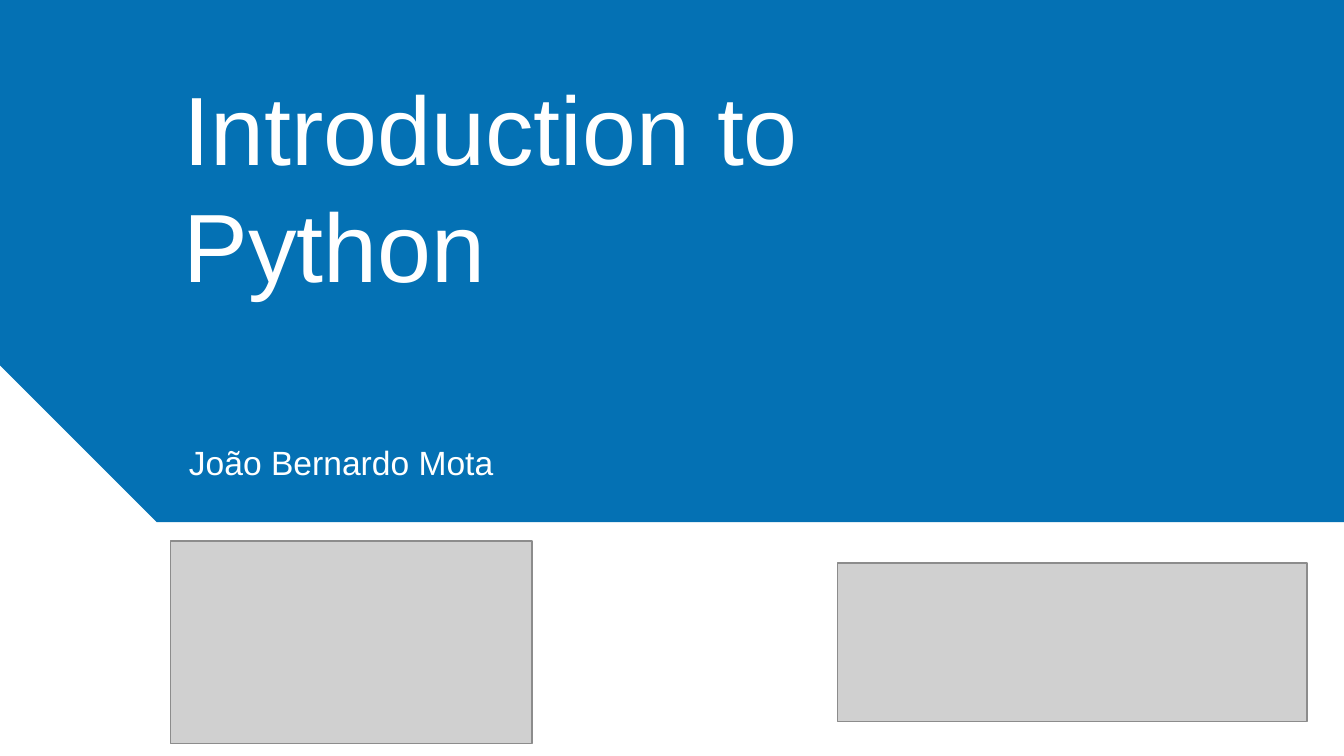
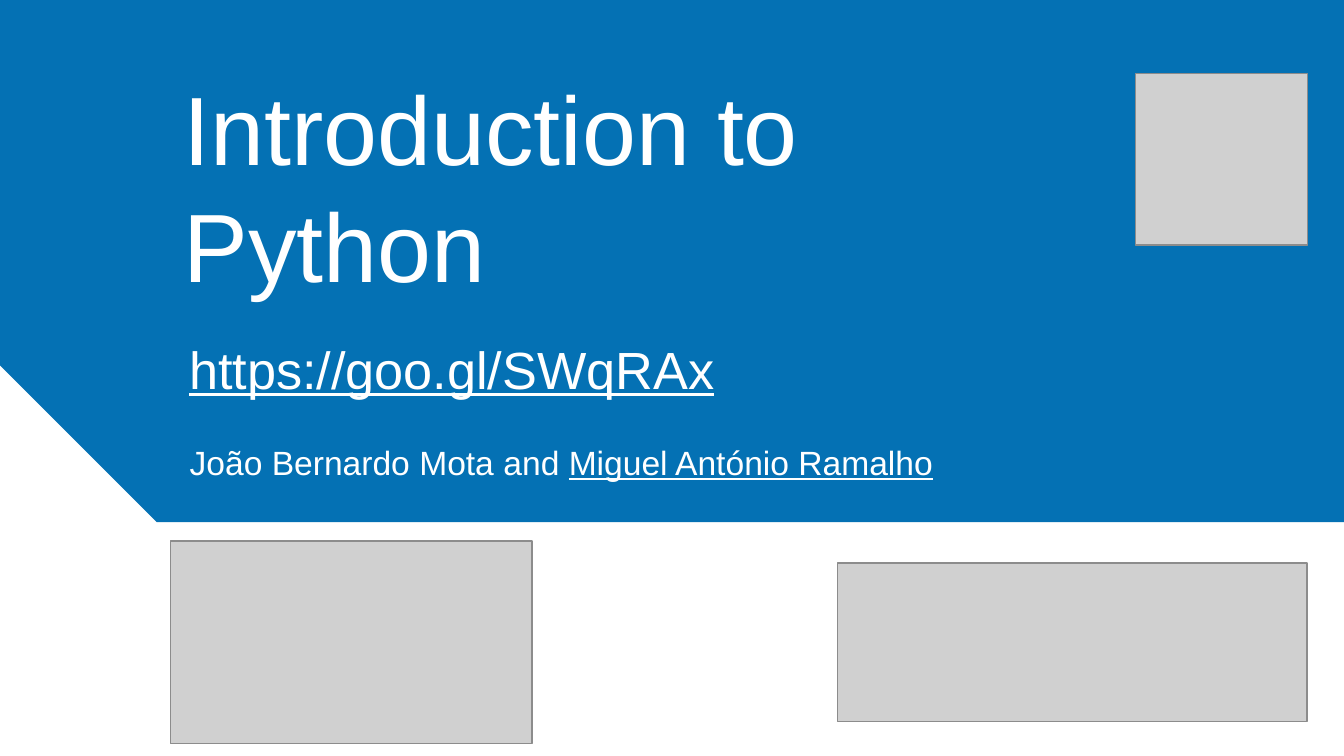
Before and after one commit to ieeeupsb/workshop-python, a slide deck: slide 1 of introPython3.pptx. Drawn at 1344x756 pixels with LibreOffice and Linux fonts; fonts in the diff are those of the drawing; grey boxes stand for pictures. Boxes give left, top, right and bottom in pixels: in the first picture for what was removed or moved away, otherwise in the second. Text is boxed around its words. In the diff, an @@ line names an element or a change of style, - is before the commit and + after.

Commit message:
updated presentation

```diff
--- a/introPython3.pptx
+++ b/introPython3.pptx
@@ picture added at box(1136, 73, 1308, 245) @@
@@ text added at box(189, 351, 714, 399), 28 pt, text #FFFFFF, underline @@
+https://goo.gl/SWqRAx
@@ subtitle at box(190, 450, 932, 481): text changed @@
-João Bernardo Mota
+João Bernardo Mota and Miguel António Ramalho
```
Also in this commit, not shown: 4 other slides changed.
